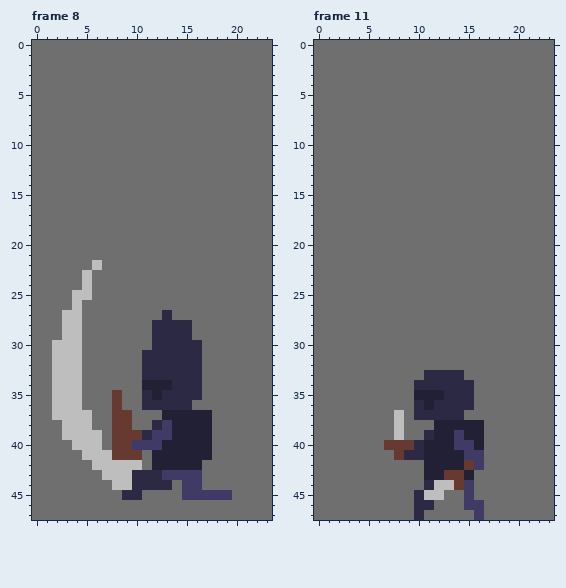
Pixel-art file, stored at Assets/Sprites/Asperite files/attackanimationtest.aseprite. This is how it looked before the edit.
24x48 pixels, 11 frames. Shown: frame 8, frame 11.
And afterwards:
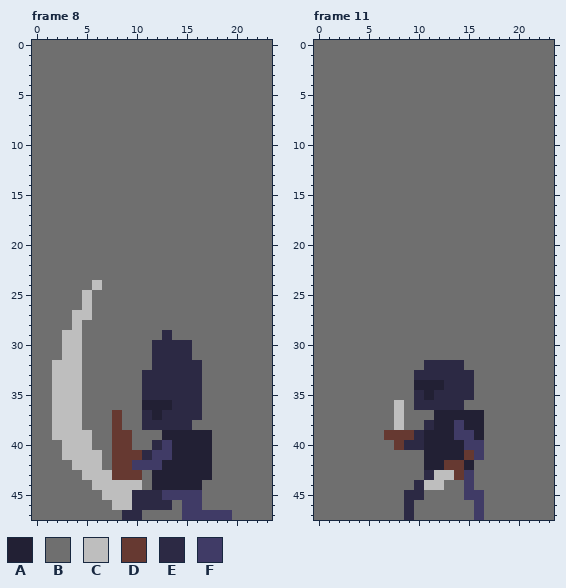
Palette (. is transparent): A #222034  B #6f6f6f  C #bebebe  D #663931  E #2c2944  F #403b66
Change:
Frame 8, layer "Layer 1":
y 22: x 6 C -> B
y 23: x 5 C -> B
y 24: x 5..6 CB -> BC
y 25: x 4 C -> B
y 26: x 4..5 CB -> BC
y 27: x 3 C -> B; x 5 B -> C; x 13 E -> B
y 28: x 3 C -> B; x 12..15 EEEE -> BBBB
y 29: x 12 E -> B; x 14..15 EE -> BB
y 30: x 2 C -> B; x 16 E -> B
y 31: x 2 C -> B; x 11 E -> B; x 16 E -> B
y 32: x 11 E -> B
y 34: x 11..13 AAA -> EEE
y 35: x 8 D -> B; x 12 A -> E
y 36: x 8 D -> B; x 11..13 EEE -> AAA; x 16 B -> E
y 37: x 5 C -> B; x 9 D -> B; x 11..17 BBAAAAA -> EAEEEEB
y 38: x 2 B -> C; x 5 C -> B; x 9 D -> B; x 11 B -> E; x 13..17 FAAAA -> EEEBB
y 39: x 2 B -> C; x 6 C -> B; x 10..13 DEFF -> BBBA
y 40: x 3 B -> C; x 6 C -> B; x 10..13 FFFA -> BBEF
y 41: x 3..4 BB -> CC; x 7 C -> B; x 11..13 BAA -> EFF
y 42: x 4..5 BB -> CC; x 7..12 CCCCBA -> BDDFFF; x 17 B -> A
y 43: x 5..6 BB -> CC; x 8..17 CCEEEFFFFB -> DDDBAAAAAA
y 44: x 6..7 BB -> CC; x 10..16 EEEEBFF -> CBAAAAA
y 45: x 7..9 BBE -> CCC; x 11..14 BBBB -> EEFF; x 17..19 FFF -> BBB
y 46: x 8..13 BBBBBB -> CCEEEE; x 15..16 BB -> FF
y 47: x 9..10 BB -> EE; x 15..19 BBBBB -> FFFFF
Frame 11, layer "Layer 1":
y 32: x 11..14 BBBB -> EEEE
y 33: x 10 B -> E; x 15 B -> E
y 34: x 10..12 EEE -> AAA
y 35: x 10 A -> E; x 12 A -> E
y 36: x 8 B -> C; x 11 A -> E; x 15 E -> B
y 37: x 10..16 EEEEEBB -> BBAAAAA
y 38: x 11 B -> E; x 14 A -> F
y 39: x 7..11 BCBBE -> DDDEA; x 15 A -> F
y 40: x 7 D -> B; x 9 D -> E; x 14 F -> A; x 16 A -> F
y 41: x 8..10 DEE -> BBB; x 15 F -> D
y 42: x 13..16 AADF -> DDAB
y 43: x 11..13 AAD -> ECC; x 15 A -> F
y 44: x 10..11 BE -> EC; x 13..14 CD -> BB
y 45: x 9 B -> E; x 11..12 CC -> BB; x 16 B -> F
y 46: x 9..11 BEE -> EBB; x 15 F -> B
y 47: x 9..10 BE -> EB
